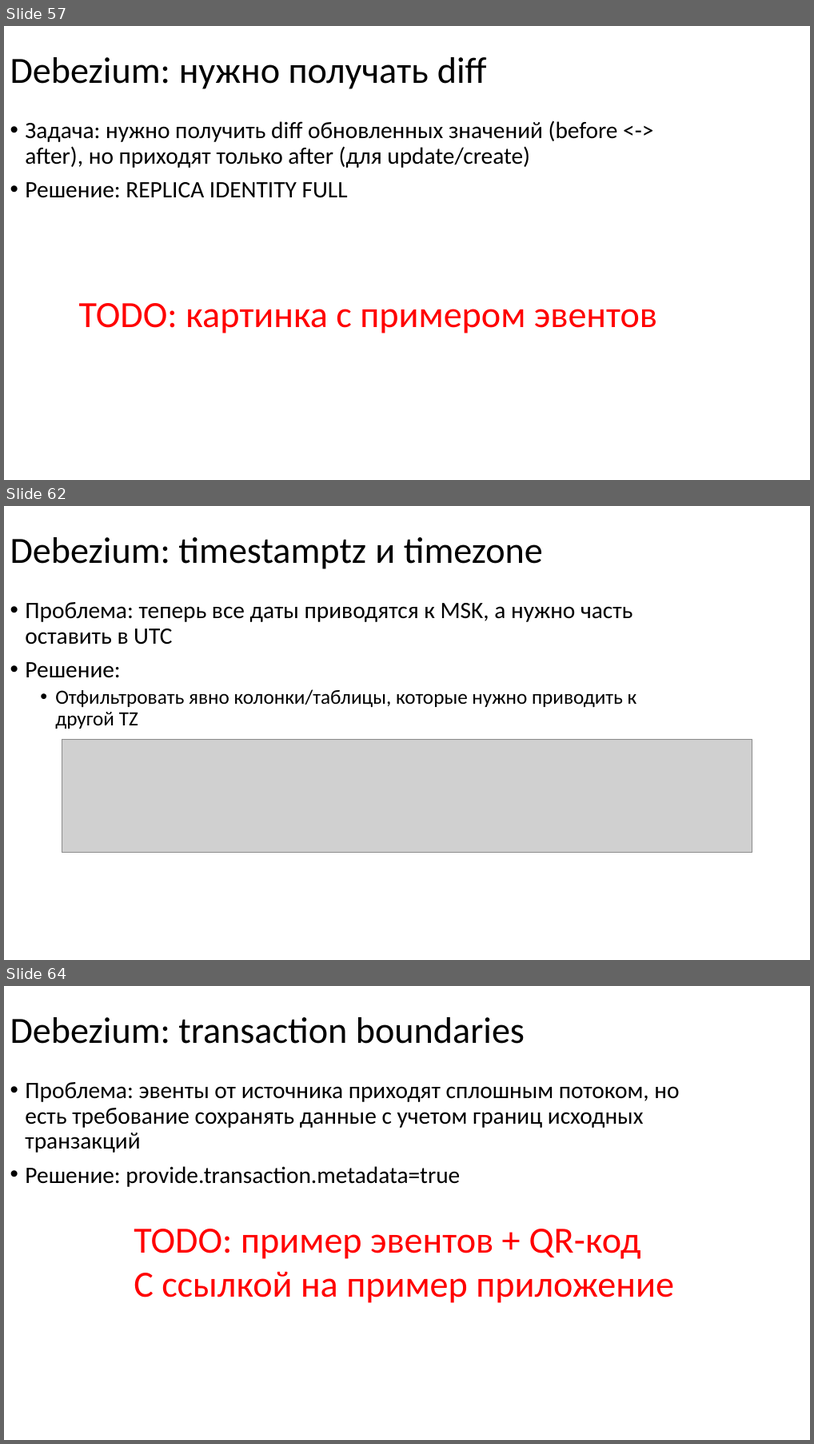
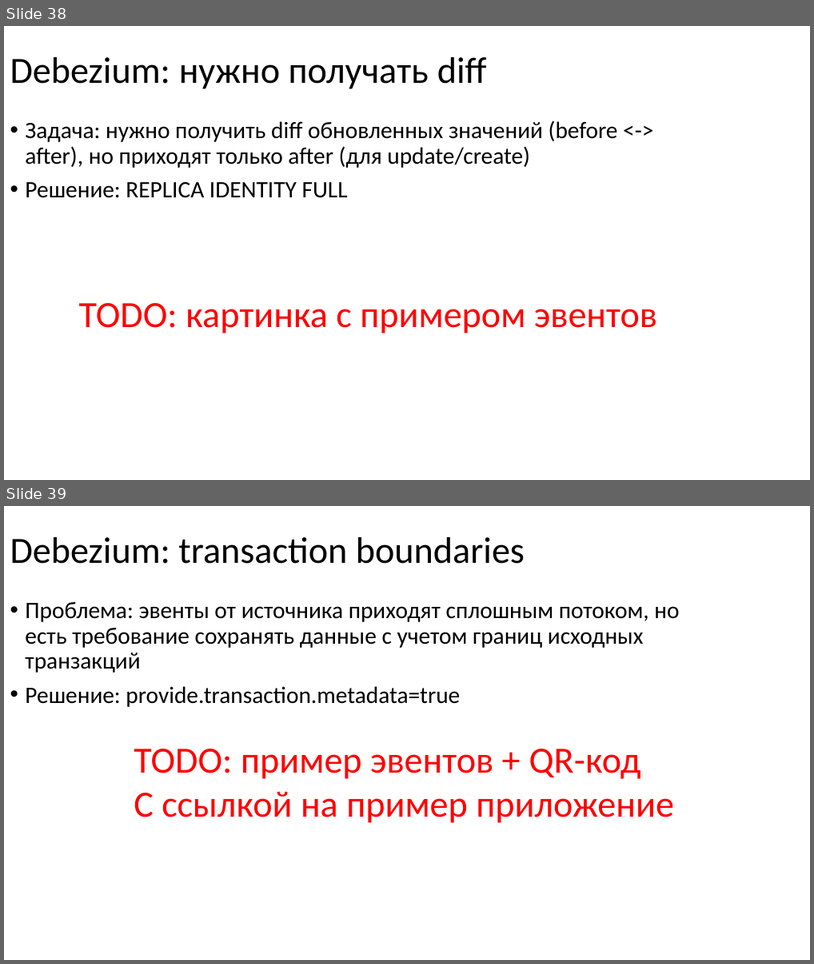
Before and after one commit to nryanov/presentations, a slide deck: smartdata/cdc-via-debezium/debezium-smartdata2025.pptx. Shown one above the other, each under a label of ours: slides 57, 62 and 64 before the commit, slides 38 and 39 after it; the slides between them are not shown. The pictures are 814x1444 and 814x964 pixels, drawn with LibreOffice and Linux fonts; fonts in the diff are those of the drawing; grey boxes stand for pictures. Boxes give left, top, right and bottom in pixels: in the first picture for what was removed or moved away, otherwise in the second. Text is boxed around its words. In the diff, an @@ line names an element or a change of style, - is before the commit and + after.

```diff
--- a/smartdata/cdc-via-debezium/debezium-smartdata2025.pptx
+++ b/smartdata/cdc-via-debezium/debezium-smartdata2025.pptx
@@ slide 62 removed at (4,506,810,960), background #FFFFFF @@
@@ title removed at (10,537,543,569) @@
-Debezium: timestamptz и timezone
@@ text removed at (25,602,638,728) @@
-• Проблема: теперь все даты приводятся к MSK, а нужно часть оставить в UTC
-• Решение:
-  • Отфильтровать явно колонки/таблицы, которые нужно приводить к другой TZ
@@ picture removed at (62,739,752,852) @@
@@ what was slide 57 is now slide 38 @@
@@ what was slide 64 is now slide 39 @@
```
Also in this commit, not shown: 4 slides changed, 1 slide added, 25 other slides removed, 1 other file.
